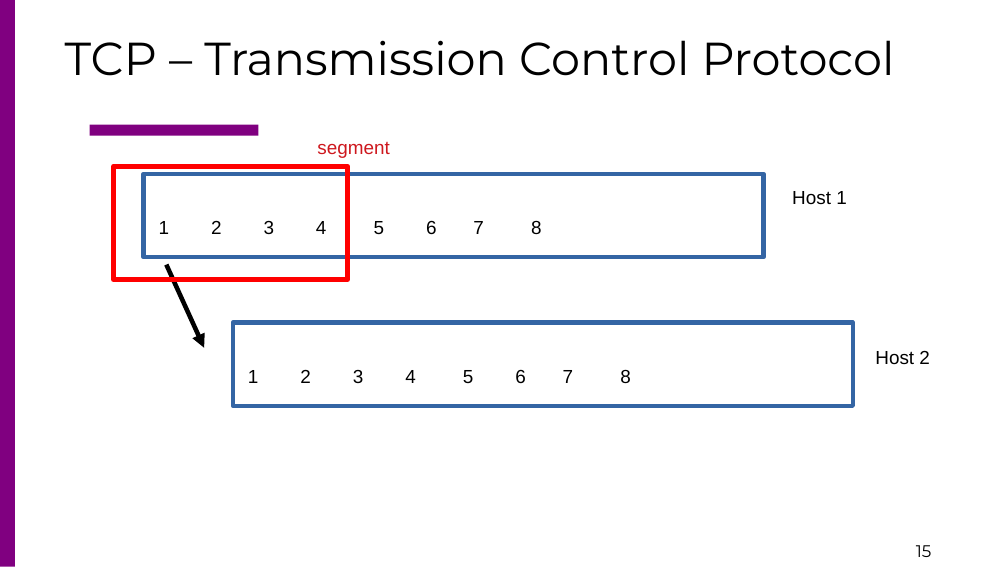
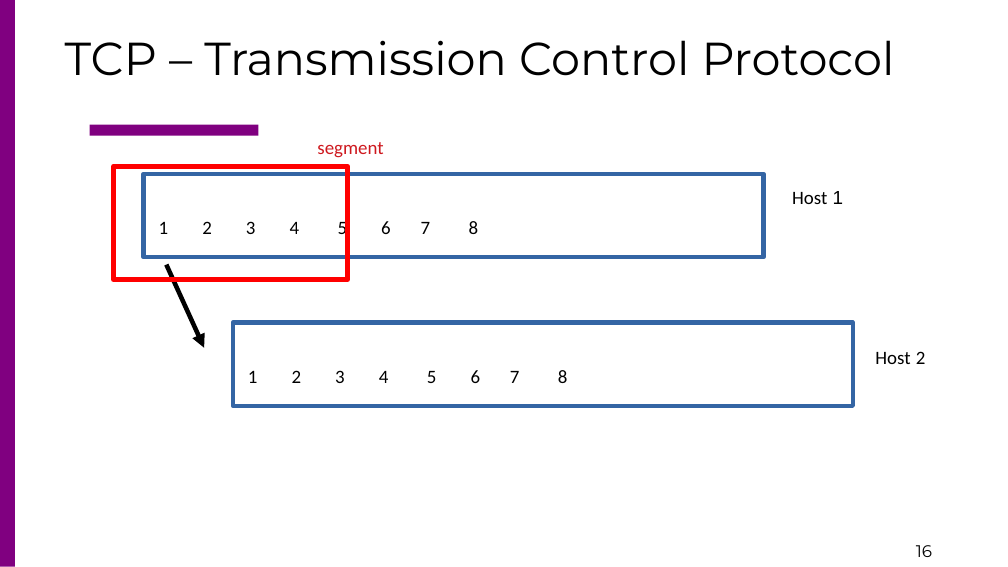
Before and after one commit to csc4200/csc4200.github.io, a slide deck: slide 16 of docs/lectures_source/class_slides-20.odp (slide 15 before the commit). Drawn at 1008x567 pixels with LibreOffice and Linux fonts; fonts in the diff are those of the drawing. Boxes give left, top, right and bottom in pixels: in the first picture for what was removed or moved away, otherwise in the second. Text is boxed around its words. In the diff, an @@ line names an element or a change of style, - is before the commit and + after.

```diff
--- a/docs/lectures_source/class_slides-20.odp
+++ b/docs/lectures_source/class_slides-20.odp
@@ text "Host 1" at <box>792,191,844,204</box>: font Arial to Calibri in "Host" @@
@@ font Arial to Calibri in 4 elements at <box>317,142,383,158</box>, <box>159,218,479,239</box>, <box>248,370,568,383</box>, <box>875,351,926,364</box> @@
@@ page number at <box>916,545,932,557</box>: text changed @@
-15
+16
```
Also in this commit, not shown: 3 other slides changed, 2 slides added, 2 slides removed, 7 other files.
